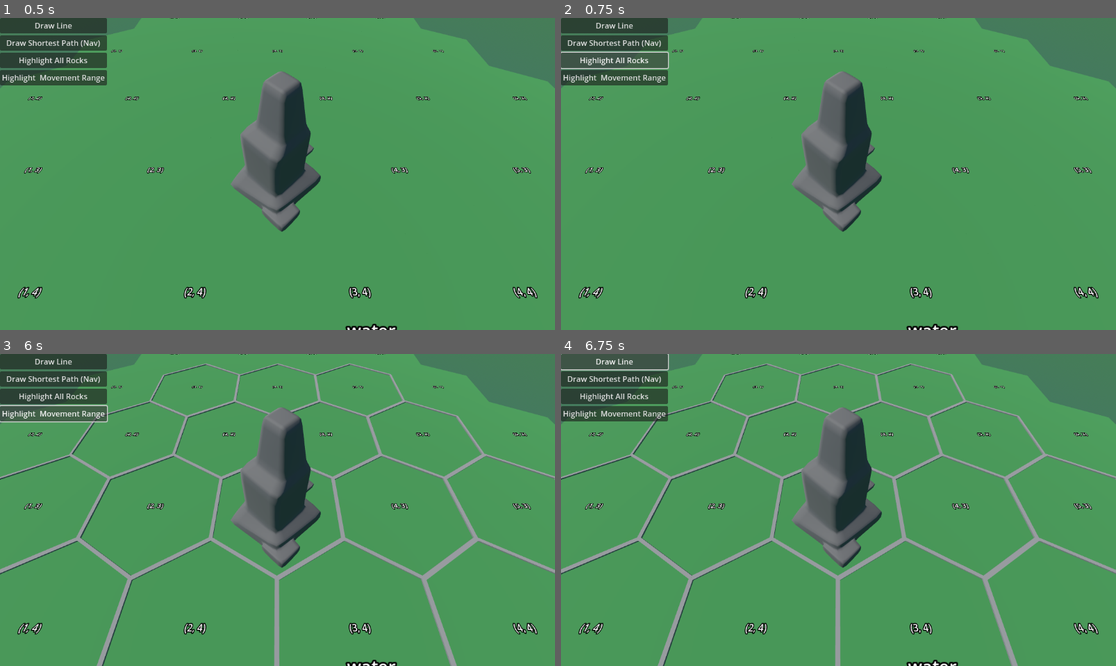
Above: before the commit, frames 1-4 (two rows, left to right).
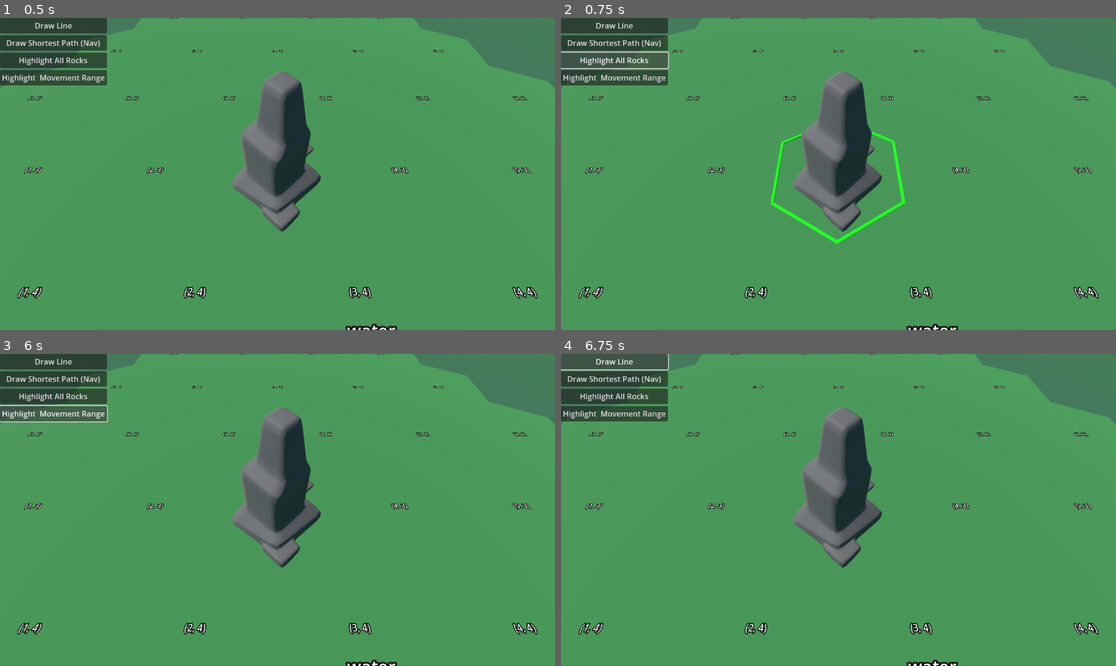
Above: after the commit, the same moments.

Repository: nheeb/spell-tactics
Game: Godot game, scene res://Logic/Main.tscn
The game is run twice, just before and just after one commit, with the same random seed, the same clock (stepped at 60 frames per second) and the same inputs.
Inputs:
- Up to frame 1 (0.5 s): no input
- Up to frame 2 (0.75 s): click "Highlight All Rocks" at 0.5 s
- Up to frame 3 (6 s): click "Highlight Movement Range" at 1.25 s; click "Draw Line" at 2 s; click "Draw Shortest Path (Nav)" at 2.75 s; click "Draw Line" at 3.5 s; click "Draw Shortest Path (Nav)" at 4.25 s; click "Highlight All Rocks" at 5 s; click "Highlight Movement Range" at 5.75 s
- Up to frame 4 (6.75 s): click "Draw Line" at 6.5 s

Frame 1 is identical in both runs. In frame 2, 0.6% of the frame differs, in the area x 37-63%, y 36-73%; in frame 3, 5.4%; in frame 4, 5.4%, in the area x 0-100%, y 2-100%.

Commit message:
movement proper highlighting and entity type highlighting

Diff:
--- a/Entities/Entity.gd
+++ b/Entities/Entity.gd
@@ -1,8 +1,7 @@
 class_name Entity
-var resource: EntityType
-## optional (can be null)
+
+## The EntityType (Resource) this Entity is an instance of
+var type: EntityType
+## The visual representation of this Entity optional (can be null).
+## This Node is only part of the scene tree if this Entity has been added to a tile.
 var visual_entity: VisualEntity
-
-#class DrainableEntity extends Entity:
-	# cool
-	#pass
--- a/Entities/EntityType.gd
+++ b/Entities/EntityType.gd
@@ -29,16 +29,17 @@
 func to_entity() -> Entity:
 	# instance visual entity, who adds this to the scene tree?
 	# I think we should have a method add_entity() in Tile
-
 	var ent: Entity = Entity.new()
 
 	if self.visual_scene != null:
 		# CARE, this might lead to lag, depending on the use we might want to instantiate later
 		ent.visual_entity = self.visual_scene.instantiate()
 		ent.visual_entity.type = self
+		ent.type = self
 	else:
 		# for debugging
 		ent.visual_entity = PROTOTYPE_VISUALS.instantiate()
 		ent.visual_entity.type = self
+		ent.type = self
 
 	return ent
--- a/Logic/Tiles/Tile.gd
+++ b/Logic/Tiles/Tile.gd
@@ -2,7 +2,7 @@
 
 
 
-var entities: Array[Entity]
+var entities: Array[Entity] = []
 
 var r: int
 var q: int
--- a/Logic/Tiles/TileGrid.gd
+++ b/Logic/Tiles/TileGrid.gd
@@ -47,6 +47,8 @@
 			var xz_translation: Vector2 = (r-n) * Q_BASIS + (q-n) * R_BASIS
 			new_tile.position = Vector3(xz_translation.x, 0.0, xz_translation.y)
 			new_tile.get_node("DebugLabel").text = "(%s, %s)" % [r, q]
+			new_tile.r = r
+			new_tile.q = q
 			tiles[r][q] = new_tile
 
 	# let's add a rock to the center tile
@@ -64,20 +66,12 @@
 		return
 	(tiles[r][q] as Tile).add_entity(entity_type.to_entity())
 
-func rq_to_tile(r: int, q: int) -> Tile:
-	return tiles[r][q].add_tile()
-
-
 ## could maybe be put in Utils singleton
 func tile_distance(r1: int, q1: int, r2: int, q2: int):
 	return (abs(q1 - q2)
 			+ abs(q1 + r1 - q2 - r2)
 			+ abs(r1 - r2)) / 2
 
-
-func get_tiles_with(tile_object: Entity):
-	# TODO
-	pass
 
 ## returns a list of Tiles forming the straight line between tile1 and tile2.
 ## (obstacles are ignored)
@@ -89,6 +83,7 @@
 func get_shortest_path(tile1: Tile, tile2: Tile) -> Array[Tile]:
 	return []
 
+## Returns the list of tiles within `dist` distance of the tile (r_center, q_center)
 func get_all_tiles_in_distance(r_center: int, q_center: int, dist: int):
 	assert(dist >= 0)
 	var s_center := - q_center - r_center
@@ -96,7 +91,7 @@
 	for q in range(-dist, dist + 1):
 		for r in range(-dist, dist+1):
 			for s in range(-dist, dist+1):
-				if q + r + s == 0:
+				if q + r + s == 0:  # valid coordinate
 					var tile_indices: Vector3i = Utility.cube_add(q_center, r_center, s_center, q, r, s)
 					var tile: Tile = tiles[tile_indices.x][tile_indices.y]
 					if tile != null:
@@ -113,6 +108,36 @@
 	for tile in tiles:
 		tile.set_highlight(type, true)
 
+func _unhighlight_tile_set(tiles: Array[Tile], type: Highlight.Type):
+	for tile in tiles:
+		tile.set_highlight(type, false)
+
+
+func get_all_tiles_with(type: EntityType) -> Array[Tile]:
+	var tiles_with: Array[Tile] = []
+	var num_rows = len(tiles)
+	assert(num_rows > 0, "empty tiles.")
+	var num_cols = len(tiles[0])
+
+	for r in range(num_rows):
+		for q in range(num_cols):
+			var tile = tiles[r][q]
+			if tile != null:
+				#if r == 3 and q == 3:
+					#print(tile.entities[0] as Entity)
+				for ent in tile.entities:
+					if ent.type == type:
+						tiles_with.append(tile)
+						break
+
+	return tiles_with
+
+func highlight_entity_type(type: EntityType):
+	_highlight_tile_set(get_all_tiles_with(type), Highlight.Type.Energy)
+
+func unhighlight_entity_type(type: EntityType):
+	_unhighlight_tile_set(get_all_tiles_with(type), Highlight.Type.Energy)
+
 
 # ----- tool part -----
 @export var create_catan_grid: bool = false:
--- a/Logic/Tiles/TileHighlight.gd
+++ b/Logic/Tiles/TileHighlight.gd
@@ -7,8 +7,6 @@
 	Energy
 }
 
-
-@onready var material: StandardMaterial3D = $Edges/Edge1.mesh.material
 var current_highlights: Array[Type] = []
 
 
@@ -19,16 +17,35 @@
 	Type.Energy: Color.LIME
 }
 
+var highlight_materials = {}
+
+var current_material: StandardMaterial3D:
+	set(mat):
+		for edge in $Edges.get_children():
+			edge = edge as MeshInstance3D
+			edge.material_override = mat
+		current_material = mat
+
+func _ready() -> void:
+	var material: StandardMaterial3D = $Edges/Edge1.mesh.material.duplicate()
+	for type in type_to_color.keys():
+		var highlight_mat: StandardMaterial3D = material.duplicate()
+		highlight_mat.albedo_color = type_to_color[type]
+		highlight_materials[type] = highlight_mat
+
 
 func enable_highlight(type: Type):
 	# will be custom for each type. for now just change color
 	if not type in current_highlights:
-		material.albedo_color = type_to_color[type]
+		current_material = highlight_materials[type]
 		current_highlights.append(type)
 		$Edges.visible = true
 
 func disable_highlight(type: Type):
 	if type in current_highlights:
 		current_highlights.erase(type)
+
 	if current_highlights.is_empty():
 		$Edges.visible = false
+	else:
+		current_material = highlight_materials[current_highlights[0]]
--- a/Prototype/Prototyping.gd
+++ b/Prototype/Prototyping.gd
@@ -1,6 +1,25 @@
 extends Node3D
 
 
+var flip := false
 func _on_movement_range_button_pressed() -> void:
-	var movement_tiles = $TileGrid.get_all_tiles_in_distance(3, 3, 2)
-	$TileGrid._highlight_tile_set(movement_tiles, Highlight.Type.Movement)
+	if not flip:
+		var movement_tiles = $TileGrid.get_all_tiles_in_distance(3, 3, 2)
+		$TileGrid._highlight_tile_set(movement_tiles, Highlight.Type.Movement)
+		flip = true
+	else:
+		var movement_tiles = $TileGrid.get_all_tiles_in_distance(3, 3, 2)
+		$TileGrid._unhighlight_tile_set(movement_tiles, Highlight.Type.Movement)
+		flip = false
+
+
+var flip2 := false
+var ent_type := preload("res://Entities/Types/Rock.tres")
+func _on_entity_find_button_pressed() -> void:
+	if not flip2:
+		$TileGrid.highlight_entity_type(ent_type)
+		flip2 = true
+	else:
+		var movement_tiles = $TileGrid.get_all_tiles_in_distance(3, 3, 2)
+		$TileGrid.unhighlight_entity_type(ent_type)
+		flip2 = false
--- a/Prototype/Prototyping.tscn
+++ b/Prototype/Prototyping.tscn
@@ -95,4 +95,5 @@
 layout_mode = 2
 text = "Highlight  Movement Range"
 
+[connection signal="pressed" from="FeaturesUI/Control/VBoxContainer/EntityFindButton" to="." method="_on_entity_find_button_pressed"]
 [connection signal="pressed" from="FeaturesUI/Control/VBoxContainer/MovementRangeButton" to="." method="_on_movement_range_button_pressed"]
